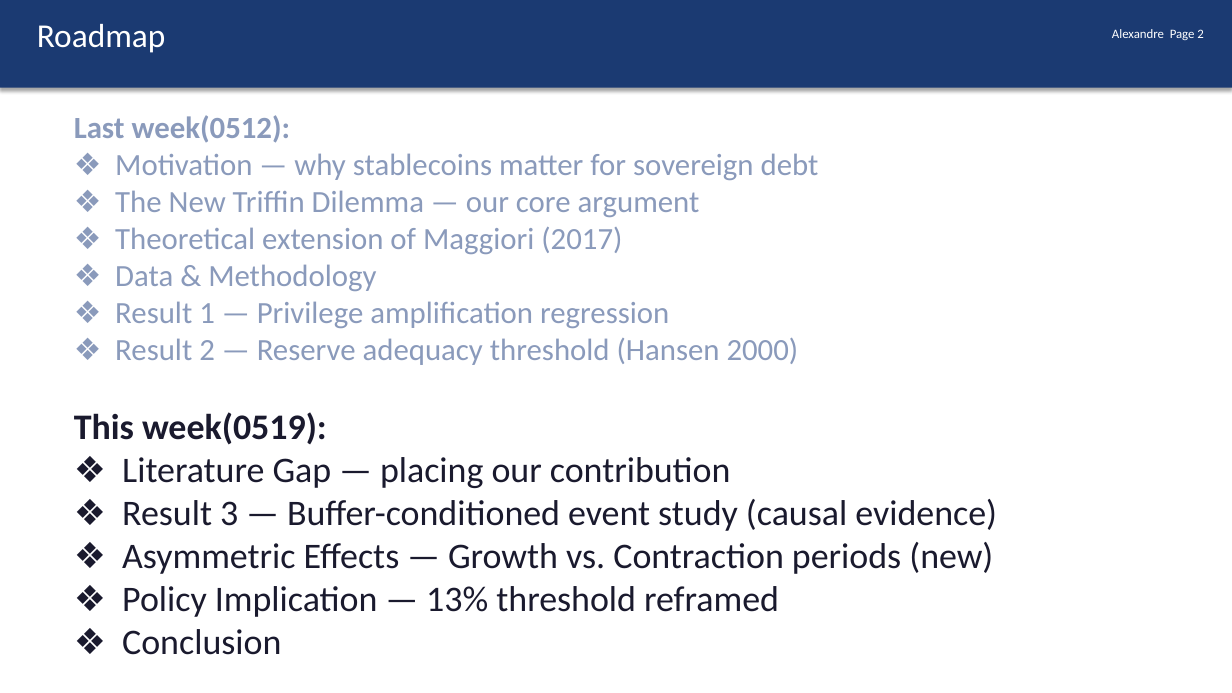
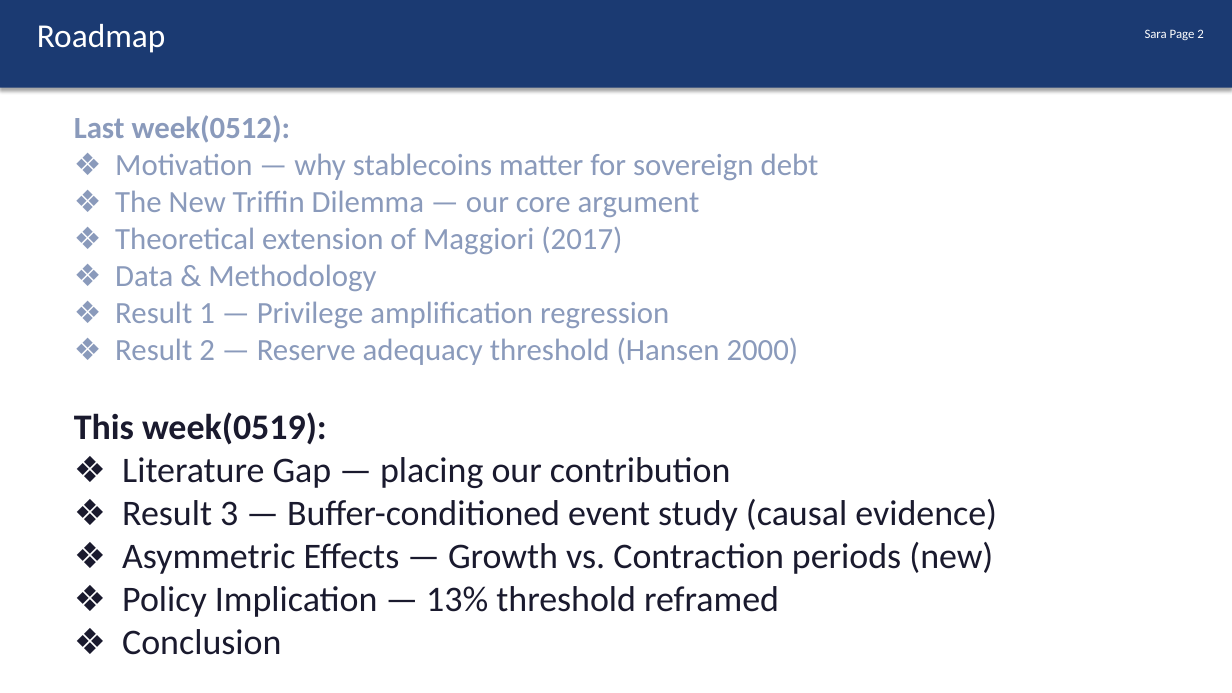
Before and after one commit to kimmireu0921/Stablecoins-and-the-Exorbitant-Privilege, a slide deck: slide 2 of presentations/0519_Stablecoin_Exorbitant_Privilege.pptx. Drawn at 1232x693 pixels with LibreOffice and Linux fonts; fonts in the diff are those of the drawing. Boxes give left, top, right and bottom in pixels: in the first picture for what was removed or moved away, otherwise in the second. Text is boxed around its words. In the diff, an @@ line names an element or a change of style, - is before the commit and + after.

```diff
--- a/presentations/0519_Stablecoin_Exorbitant_Privilege.pptx
+++ b/presentations/0519_Stablecoin_Exorbitant_Privilege.pptx
@@ text at (1145, 29, 1203, 40): text changed @@
-Alexandre Page 2
+Sara Page 2
```
Also in this commit, not shown: 8 other slides changed, 2 other files.
